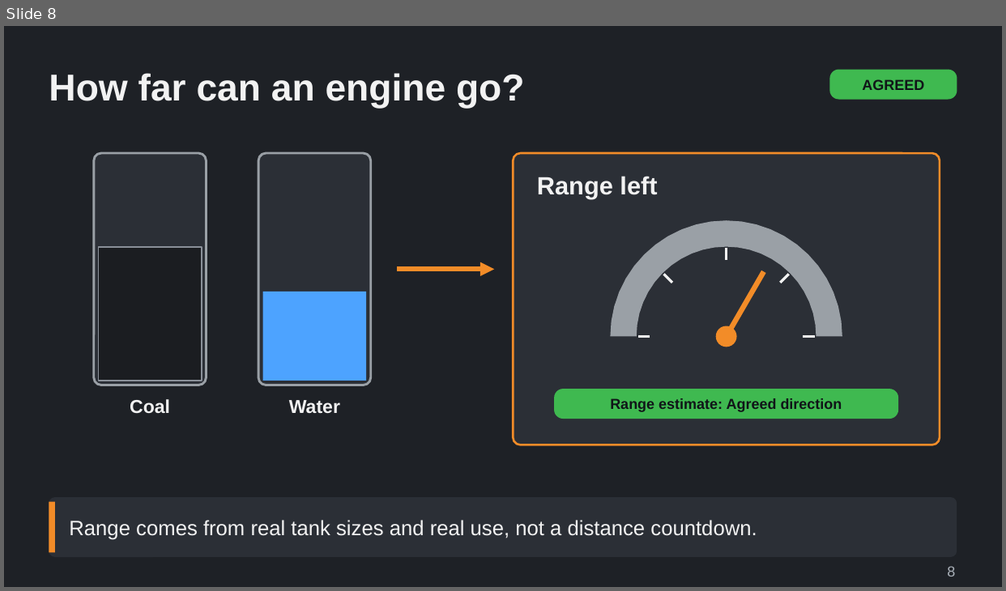
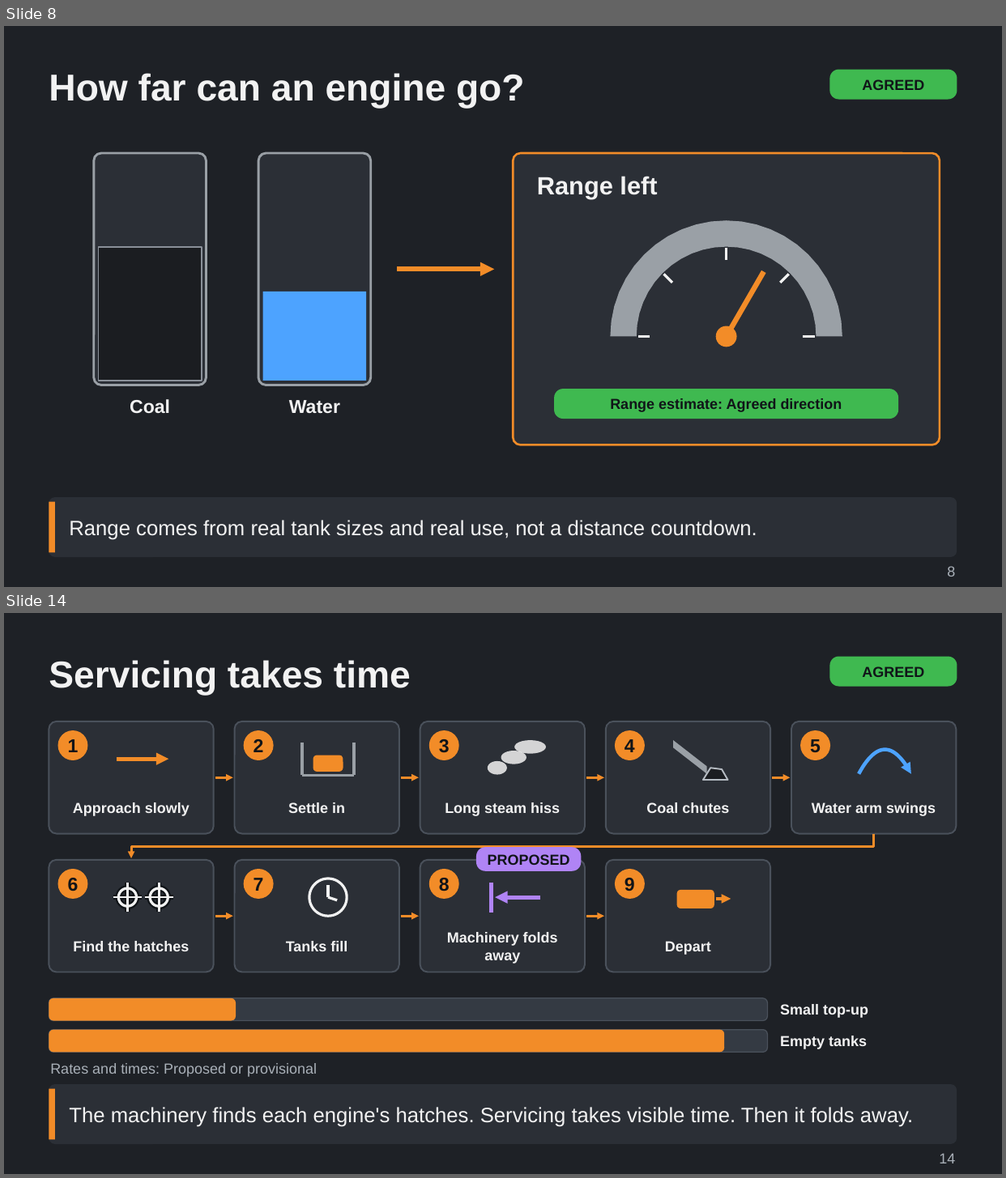
Before and after one commit to Tarenkookoo/Satisfactory---Early-Locomotion, a slide deck: Reporting/Claude Presents/Deck3_Servicing/Coal_Water_and_Servicing_Explained.pptx. Shown one above the other, each under a label of ours: slide 8 before the commit, slides 8 and 14 after it; the slides between them are not shown. The pictures are 1006x591 and 1006x1178 pixels, drawn with LibreOffice and Linux fonts; fonts in the diff are those of the drawing. Boxes give left, top, right and bottom in pixels: in the first picture for what was removed or moved away, otherwise in the second. Text is boxed around its words. In the diff, an @@ line names an element or a change of style, - is before the commit and + after.

```diff
--- a/Reporting/Claude Presents/Deck3_Servicing/Coal_Water_and_Servicing_Explained.pptx
+++ b/Reporting/Claude Presents/Deck3_Servicing/Coal_Water_and_Servicing_Explained.pptx
@@ slide 14 added at (4,613,1002,1174), background #1E2126 @@
@@ title added at (49,660,411,696), 36 pt, text #F2F2F2, bold @@
+Servicing takes time
@@ rounded rectangle added at (829,657,957,687), fill #3FB950, 14 pt, text #101418, bold @@
+AGREED
@@ group added at (49,722,957,1077): 17 ellipses, 16 rounded rectangles, 14 lines, 12 texts, 10 arrows, 4 freeform shapes @@
+1
+Approach slowly
+2
+Settle in
+3
+Long steam hiss
+4
+Coal chutes
+5
+Water arm swings
+6
+Find the hatches
+7
+Tanks fill
+8
+Machinery folds away
+9
+Depart
+PROPOSED
+Small top-up
+Empty tanks
+Rates and times: Proposed or provisional
@@ rounded rectangle added at (49,1084,957,1144), fill #2B2F36 @@
@@ rectangle added at (49,1089,55,1140), fill #F28C28 @@
@@ text added at (69,1107,913,1127), 20 pt, text #F2F2F2 @@
+The machinery finds each engine's hatches. Servicing takes visible time. Then it folds away.
@@ text added at (939,1153,955,1164), 14 pt, text #A9B0B8 @@
+14
```
Also in this commit, not shown: 7 other slides added, 4 other files.
